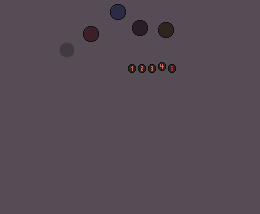
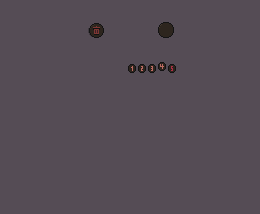
Layers edited between the first and the second 260 x 214 image:
removed layer "InventoryGiftActionSlot.png" over [110, 4, 126, 20]
renamed "InventoryHeadbuttActionSlot.png" to "DiscardItemIcon.png", painted on it over [83, 23, 104, 42]
removed layer "InventoryLiftActionSlot.png" (was 24%) over [59, 42, 75, 58]
removed layer "InventoryActionSlot.png" over [132, 20, 148, 36]
